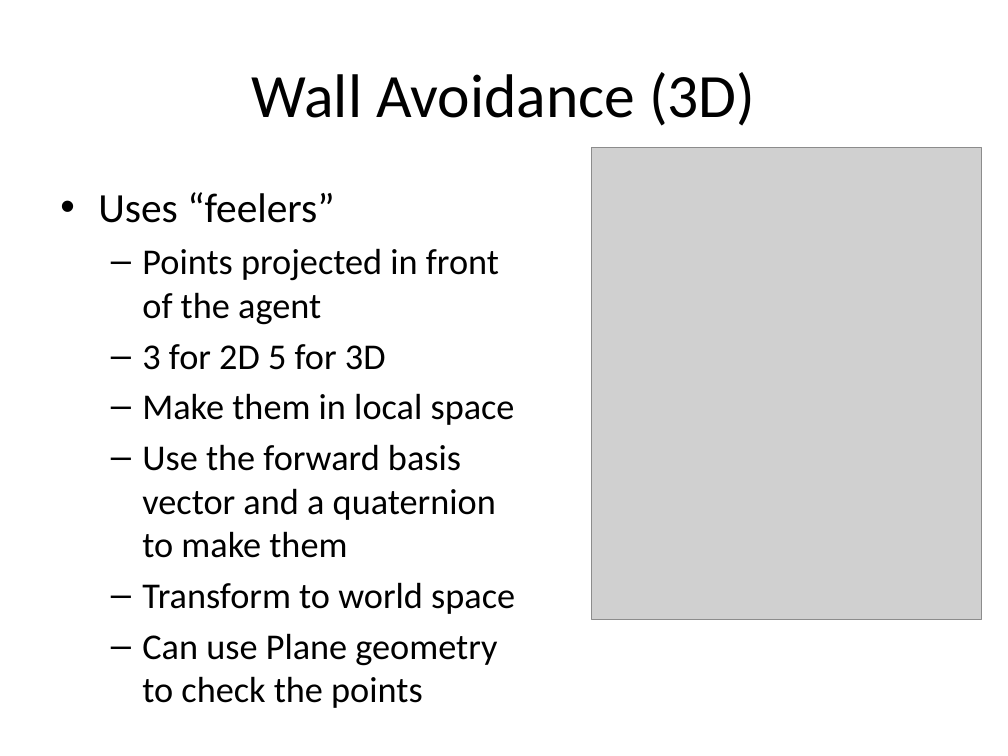
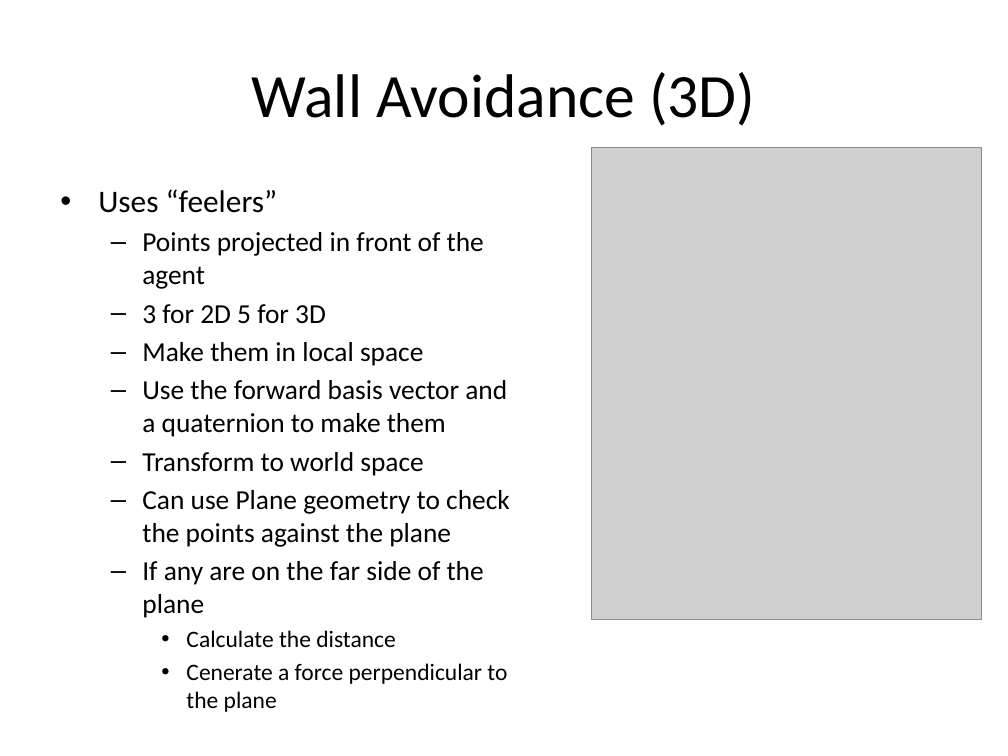
Before and after one commit to skooter500/UnitySteeringBehaviours, a slide deck: slide 21 of Lectures/Game AI 3.pptx. Drawn at 1008x756 pixels with LibreOffice and Linux fonts; fonts in the diff are those of the drawing; grey boxes stand for pictures; background and template pictures are left out. Boxes give left, top, right and bottom in pixels: in the first picture for what was removed or moved away, otherwise in the second. Text is boxed around its words. In the diff, an @@ line names an element or a change of style, - is before the commit and + after.

```diff
--- a/Lectures/Game AI 3.pptx
+++ b/Lectures/Game AI 3.pptx
@@ text at (98,189,507,476): size 29.6 to 22.4 pt in "Uses “feelers”"; size 25.9 to 19.6 pt in "Points projected in front of the agent", "3 for 2D 5 for 3D", "Make them in local space", "Use the forward basis vector and a ..." and 1 more places; less space between paragraphs @@
@@ text at (142,490,510,684): text changed; size 25.9 to 19.6 pt @@
-  – Can use Plane geometry to check the points
+  – Can use Plane geometry to check the points against the plane
+  – If any are on the far side of the plane
+    • Calculate the distance
+    • Cenerate a force perpendicular to the plane
```
Also in this commit, not shown: 6 other slides changed, 15 slides added, 2 other files.
